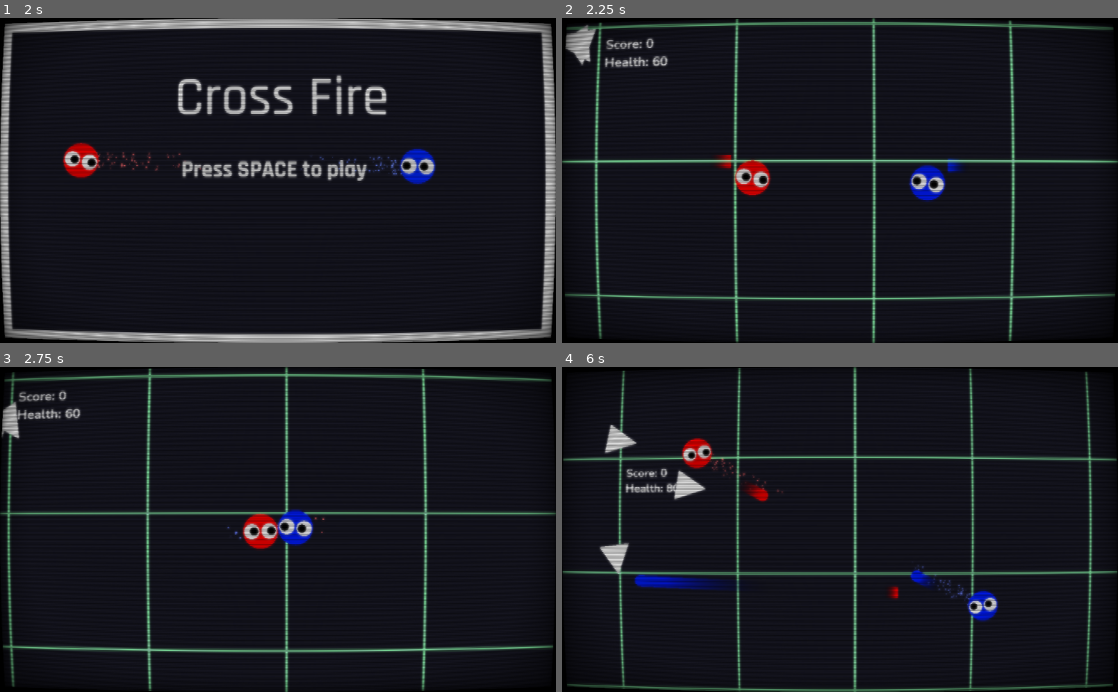
Above: before the commit, frames 1-4 (two rows, left to right).
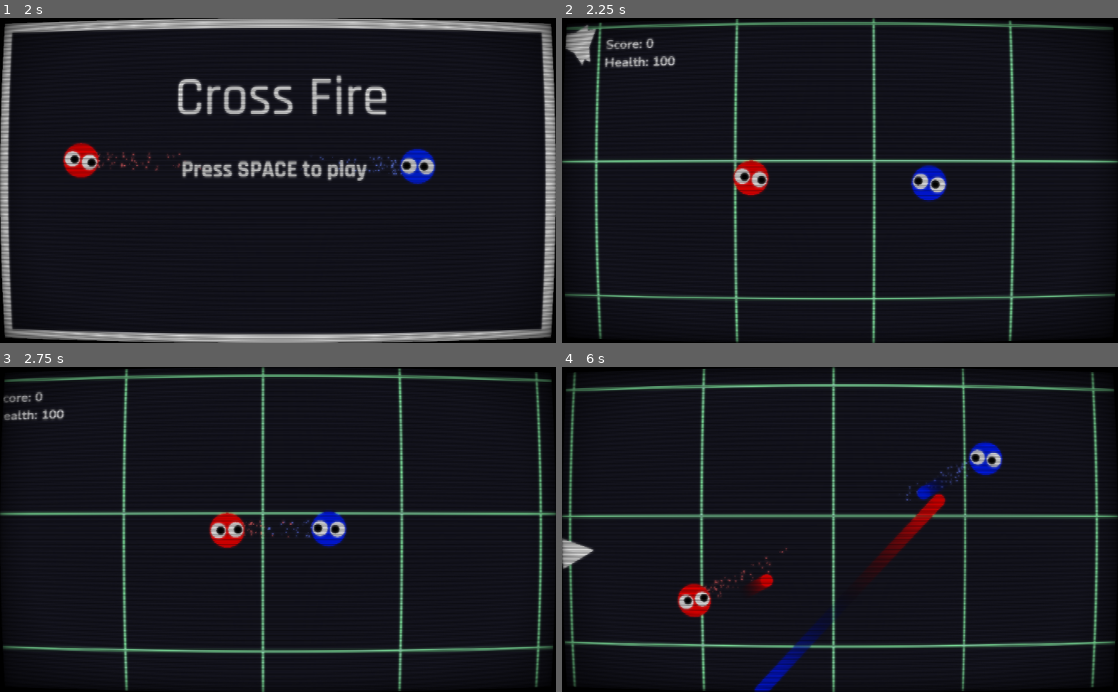
Above: after the commit, the same moments.

Repository: thomas-armena/crossfire
Game: Godot game, scene res://Scenes/MainMenu/MainMenu.tscn
Same seed, same stepped clock (60 frames per second), same inputs: the game is played once before the commit and once after it.
Inputs (mouse positions are in pixels of both pictures, inside the frame that each line leads up to):
- Up to frame 1 (2 s): click "Press SPACE to play" at 0.5 s; click "Press SPACE to play" at 1.25 s
- Up to frame 2 (2.25 s): move the mouse to (962, 164) at 2.02 s; hold D (p1_move_right) from 2.03 s (still down); tap Space (p1_shoot) at 2.1 s; click (962, 164) at 2.17 s
- Up to frame 3 (2.75 s): keep holding D (p1_move_right)
- Up to frame 4 (6 s): move the mouse to (728, 545) at 2.77 s; release D (p1_move_right) at 2.78 s; hold S (p1_move_down) 2.78-3.53 s; tap Space (p1_shoot) at 2.85, 3.6, 5.1, 5.85 s; move the mouse to (895, 458) at 3.52 s; hold D (p1_move_right) 3.53-4.25 s; click (851, 568) at 4.25 s, where only the run before the commit has a clickable "> Play Again"; move the mouse to (812, 594) at 5.02 s; hold W (p1_move_up) 5.03-5.78 s; click (812, 594) at 5.17 s; move the mouse to (1006, 578) at 5.77 s; hold A (p1_move_left) from 5.78 s (still down)

Frame 1 is identical in both runs. In frame 2, 0.7% of the frame differs, in the area x 16-73%, y 11-56%; in frame 3, 9.4%; in frame 4, 18%, in the area x 0-100%, y 0-100%.

Commit message:
Fixed bullet appearing in multiple scenes

Diff:
--- a/Scenes/Bullet/Trail/Trail.gd
+++ b/Scenes/Bullet/Trail/Trail.gd
@@ -11,10 +11,11 @@
 	gradient.set_color(1, new_color)
 
 func _process(delta):
+
 	if bullet_is_dead:
 		clear_point()
 		return
-	if bullet != null: add_bullet_point()
+	if is_instance_valid(bullet): add_bullet_point()
 
 func clear_point():
 	remove_point(0)
--- a/Scenes/Bullet/Trail/Trail.tscn
+++ b/Scenes/Bullet/Trail/Trail.tscn
@@ -5,4 +5,6 @@
 [node name="Trail" type="Line2D"]
 width = 24.0
 default_color = Color( 0.4, 0.501961, 1, 1 )
+joint_mode = 2
+end_cap_mode = 2
 script = ExtResource( 1 )
--- a/Scenes/MainMenu/MainMenu.tscn
+++ b/Scenes/MainMenu/MainMenu.tscn
@@ -88,4 +88,5 @@
 scale = Vector2( 1, 60 )
 collision_layer = 3
 collision_mask = 3
+
 [connection signal="pressed" from="Button" to="." method="_on_Button_pressed"]
--- a/Scenes/Players/Player/Player.gd
+++ b/Scenes/Players/Player/Player.gd
@@ -65,7 +65,7 @@
 	var vector = (target_player.global_position - global_position).normalized()
 	bullet.direction = vector.angle()
 	bullet.position = position + vector*(32 + 16)
-	get_tree().get_root().add_child(bullet)
+	get_tree().get_current_scene().add_child(bullet)
 	bullet.set_color(color)
 	entity.impulse(position-vector, 5000)
 
